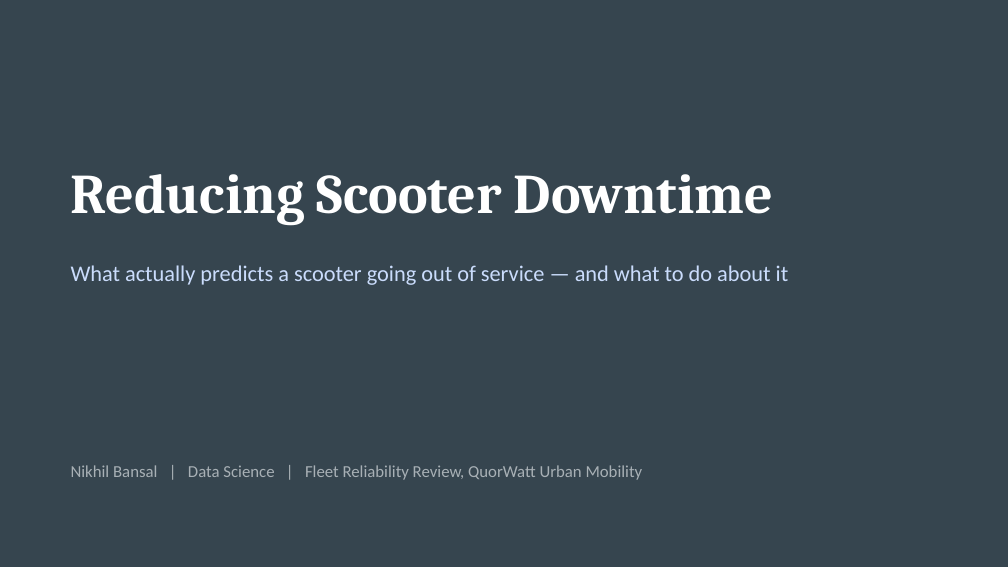
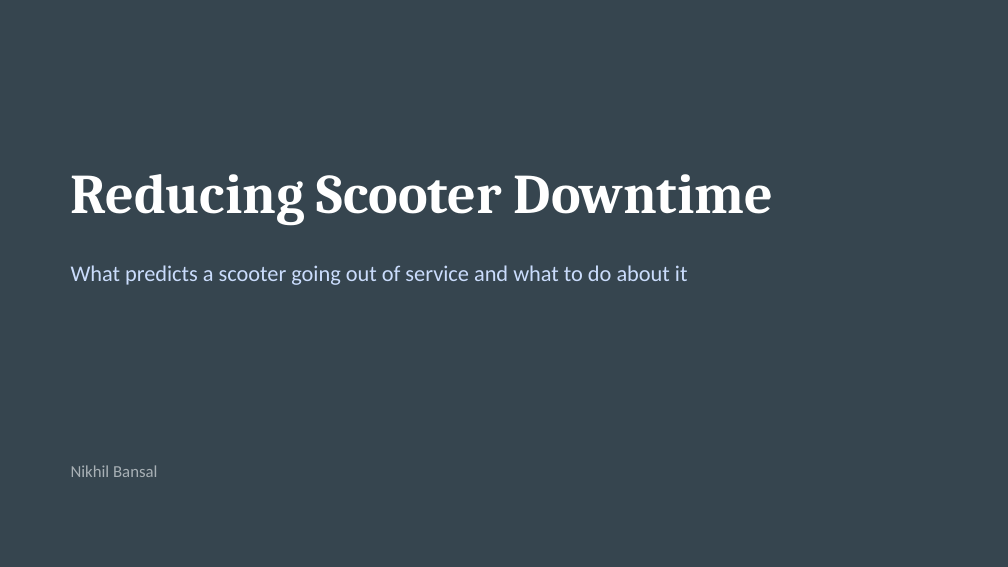
Before and after one commit to nikhilbansal034/pythontutedude, a slide deck: slide 1 of datacamp project/scooter_reliability_presentation.pptx. Drawn at 1008x567 pixels with LibreOffice and Linux fonts; fonts in the diff are those of the drawing. Boxes give left, top, right and bottom in pixels: in the first picture for what was removed or moved away, otherwise in the second. Text is boxed around its words. In the diff, an @@ line names an element or a change of style, - is before the commit and + after.

```diff
--- a/datacamp project/scooter_reliability_presentation.pptx
+++ b/datacamp project/scooter_reliability_presentation.pptx
@@ text at box(71, 265, 688, 285): text changed @@
-What actually predicts a scooter going out of service — and what to do about it
+What predicts a scooter going out of service and what to do about it
@@ text at box(71, 465, 157, 477): text changed @@
-Nikhil Bansal | Data Science | Fleet Reliability Review, QuorWatt Urban Mobility
+Nikhil Bansal
```
Also in this commit, not shown: 6 other slides changed, 1 slide removed.
